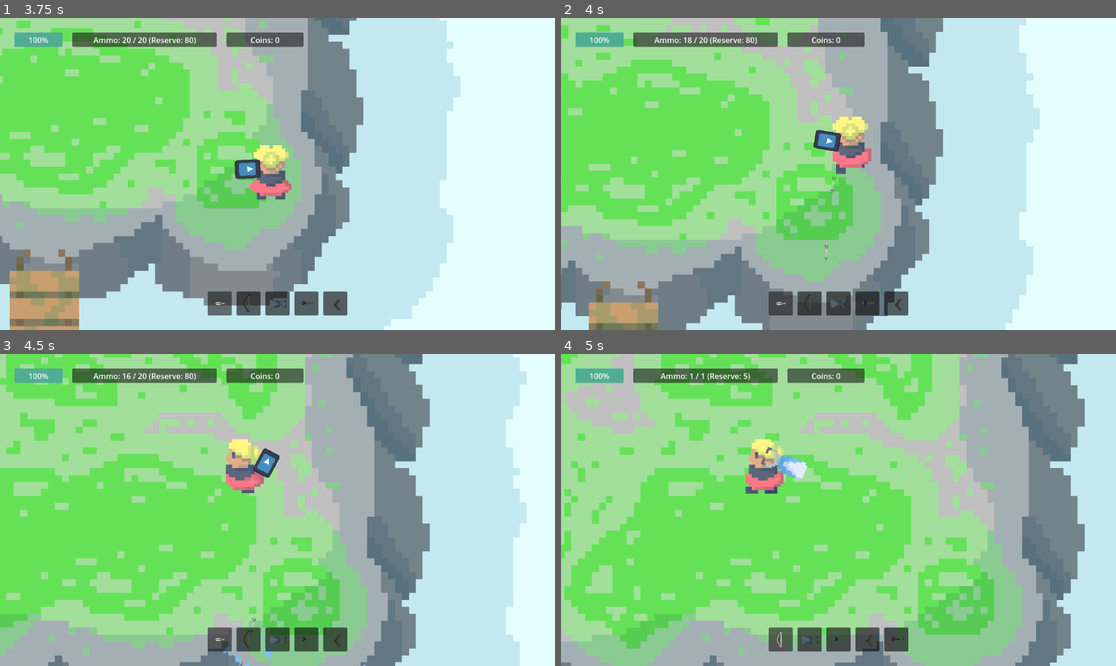
Above: before the commit, frames 1-4 (two rows, left to right).
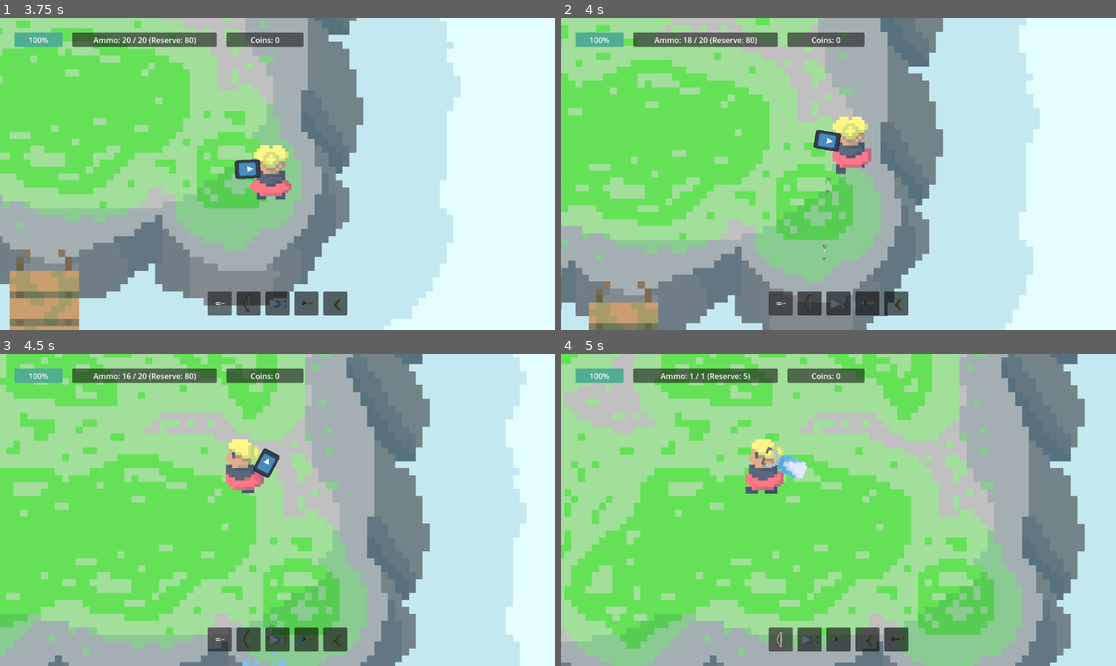
Above: after the commit, the same moments.

Repository: Kryzi/Eksamens-projekt
Game: Godot game, scene res://scenes/main_menu/main_menu.tscn
The game is run twice, just before and just after one commit, with the same random seed, the same clock (stepped at 60 frames per second) and the same inputs. The engine's default icon, where the game draws it, is replaced by a stand-in: a white triangle on a blue panel in a dark square. Sound files missing from this copy of the repository are replaced by a short silence.
Inputs (mouse positions are in pixels of both pictures, inside the frame that each line leads up to):
- Up to frame 1 (3.75 s): click "START" at 0.5 s; move the mouse to (399, 158) at 1.27 s; press the mouse at (399, 158) at 1.28 s; hold D (Right) 1.28-2.03 s; tap 0 (0) at 1.35, 3.05, 3.6 s; move the mouse to (166, 189) at 2.02 s; release the mouse at (166, 189) at 2.03 s; hold S (Down) 2.03-2.78 s; click (166, 189) at 2.1 s; tap X (x) at 2.3, 2.85 s; move the mouse to (333, 105) at 2.77 s; hold D (Right) 2.78-3.53 s; move the mouse to (249, 236) at 3.52 s; hold W (Up) from 3.53 s (still down)
- Up to frame 2 (4 s): keep holding W (Up); click (810, 236) at 3.8 s
- Up to frame 3 (4.5 s): move the mouse to (444, 556) at 4.27 s; release W (Up) at 4.28 s; hold A (Left) from 4.28 s (still down); tap Shift (Dash) at 4.35 s
- Up to frame 4 (5 s): keep holding A (Left); tap X (x) at 4.55 s

Frame 1 is identical in both runs. In frame 2, less than 0.1% of the frame differs, in the area x 47-50%, y 50-78%; in frame 3, 0.2%, in the area x 40-67%, y 84-100%; in frame 4, nothing differs.

Commit message:
rock guitar mere rocket

Diff:
--- a/scripts/weapons/special_weapons/rockguitar.gd
+++ b/scripts/weapons/special_weapons/rockguitar.gd
@@ -101,12 +101,26 @@
 			"reserve_ammo": reserveAmmo
 		}
 
-		var offset = Vector2(randf_range(-100, 100), randf_range(-100, 100))
+		var mouse_pos = get_global_mouse_position()
+		var player_pos = global_position
+		var distance = player_pos.distance_to(mouse_pos)
+
+		# Justér disse tal efter behov
+		var max_offset = 75.0
+		var min_offset = 10.0
+		var max_distance = 350.0  # Ved denne afstand får man max offset
+
+		# Jo tættere på, jo lavere offset — clamp så det ikke går under minimum
+		var offset_strength = clamp((distance / max_distance), 0.0, 1.0)
+		var offset_range = lerp(min_offset, max_offset, offset_strength)
+
+		var offset = Vector2(randf_range(-offset_range, offset_range), randf_range(-offset_range, offset_range))
+
 
 		var bullet = Bullet.instantiate()
 		bullet.global_position = $ShootingPoint.global_position
 		bullet.rotation = rotation
-		bullet.targetPos = get_global_mouse_position()  + offset
+		bullet.targetPos = mouse_pos  + offset
 		bullet.Damage = damage
 		get_tree().get_root().call_deferred("add_child", bullet)
 
